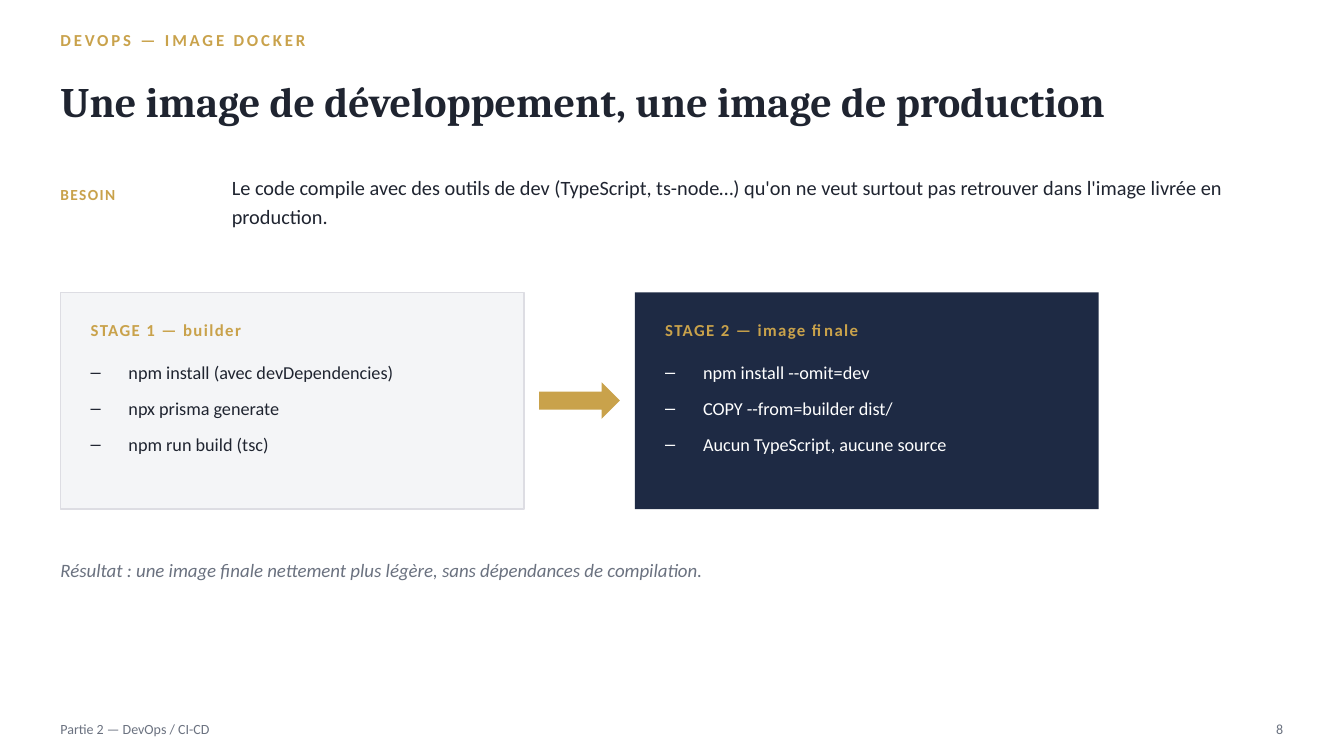
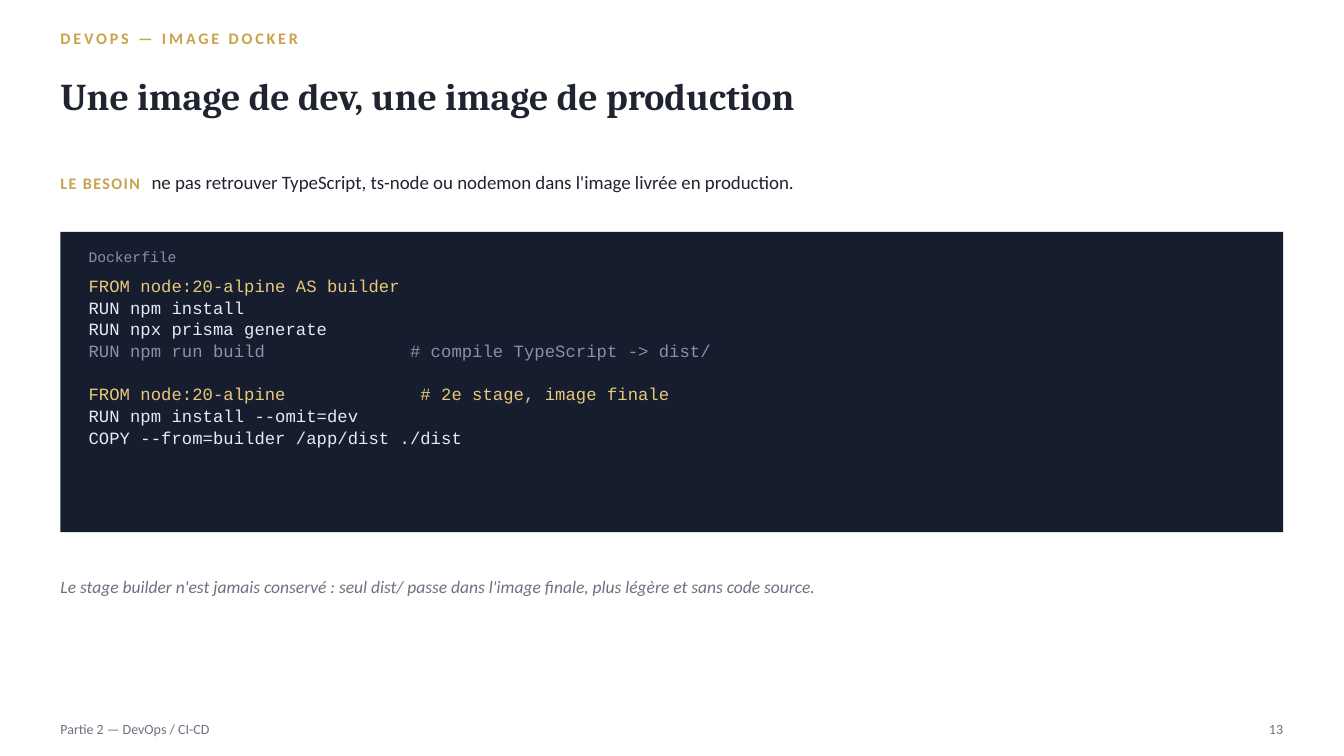
Before and after one commit to phasna/Quiz, a slide deck: slide 13 of quiz_soutenance.pptx (slide 8 before the commit). Drawn at 1344x756 pixels with LibreOffice and Linux fonts; fonts in the diff are those of the drawing. Boxes give left, top, right and bottom in pixels: in the first picture for what was removed or moved away, otherwise in the second. Text is boxed around its words. In the diff, an @@ line names an element or a change of style, - is before the commit and + after.

```diff
--- a/quiz_soutenance.pptx
+++ b/quiz_soutenance.pptx
@@ text "DEVOPS — IMAGE DOCKER" at (60,33,298,44): size 12 to 11.5 pt @@
@@ text at (60,83,794,119): text changed; size 30 to 27 pt @@
-Une image de développement, une image de production
+Une image de dev, une image de production
@@ text at (60,176,794,193): text changed; size 14.5 to 13.5 pt @@
-Le code compile avec des outils de dev (TypeScript, ts-node…) qu'on ne veut surtout pas retrouver dans l'image livrée en production.
+LE BESOIN ne pas retrouver TypeScript, ts-node ou nodemon dans l'image livrée en production.
@@ text removed at (60,190,115,200) @@
-BESOIN
@@ rectangle added at (60,232,1284,532), fill #161D2E @@
@@ text added at (89,252,177,262), 10.5 pt, text #8891A8 @@
+Dockerfile
@@ rectangle removed at (60,292,524,509) @@
@@ text added at (89,279,711,448), 12.3 pt, text #E7EAF2 @@
+FROM node:20-alpine AS builder
+RUN npm install
+RUN npx prisma generate
+RUN npm run build # compile TypeScript -> dist/
+FROM node:20-alpine # 2e stage, image finale
+RUN npm install --omit=dev
+COPY --from=builder /app/dist ./dist
@@ rectangle removed at (635,292,1099,509) @@
@@ text removed at (91,324,241,336) @@
-STAGE 1 — builder
@@ text removed at (220,324,806,579) @@
-STAGE 2 — image finale
@@ text removed at (128,366,393,454) @@
-– npm install (avec devDependencies)
-– npx prisma generate
-– npm run build (tsc)
@@ right arrow removed at (539,382,620,418) @@
@@ text removed at (703,366,947,454) @@
-– npm install --omit=dev
-– COPY --from=builder dist/
-– Aucun TypeScript, aucune source
@@ text at (60,581,815,596): text changed; size 13.5 to 12.5 pt @@
-Résultat : une image finale nettement plus légère, sans dépendances de compilation.
+Le stage builder n'est jamais conservé : seul dist/ passe dans l'image finale, plus légère et sans code source.
@@ text at (1269,725,1283,734): text changed @@
-8
+13
```
Also in this commit, not shown: 6 other slides changed, 9 slides added, 3 slides removed, 2 other files.
